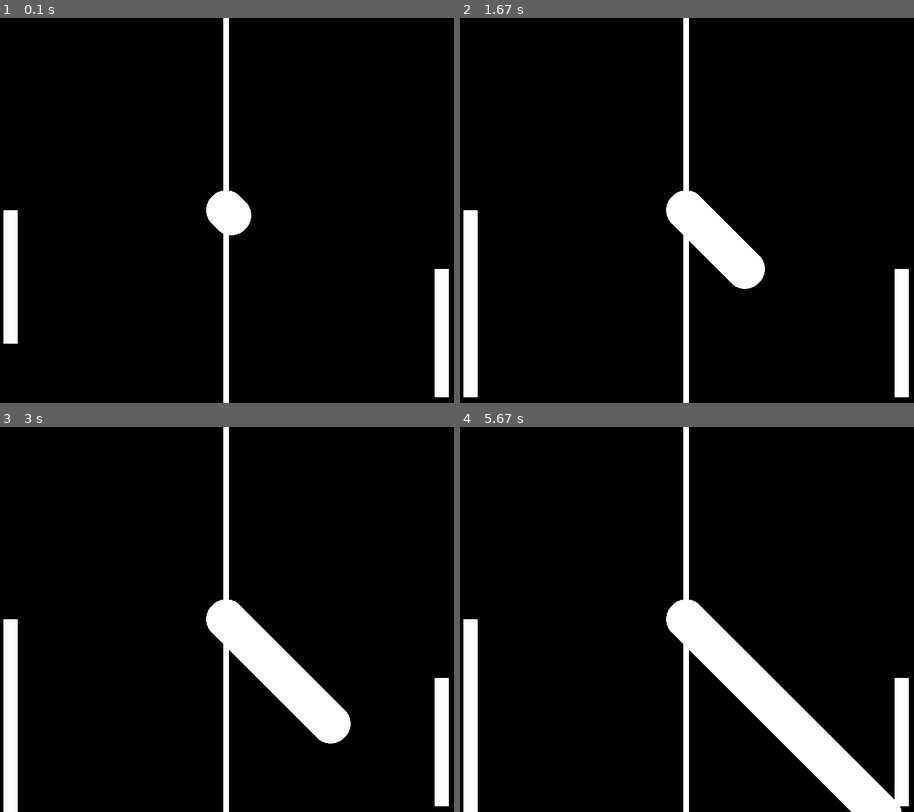
Above: before the commit, frames 1-4 (two rows, left to right).
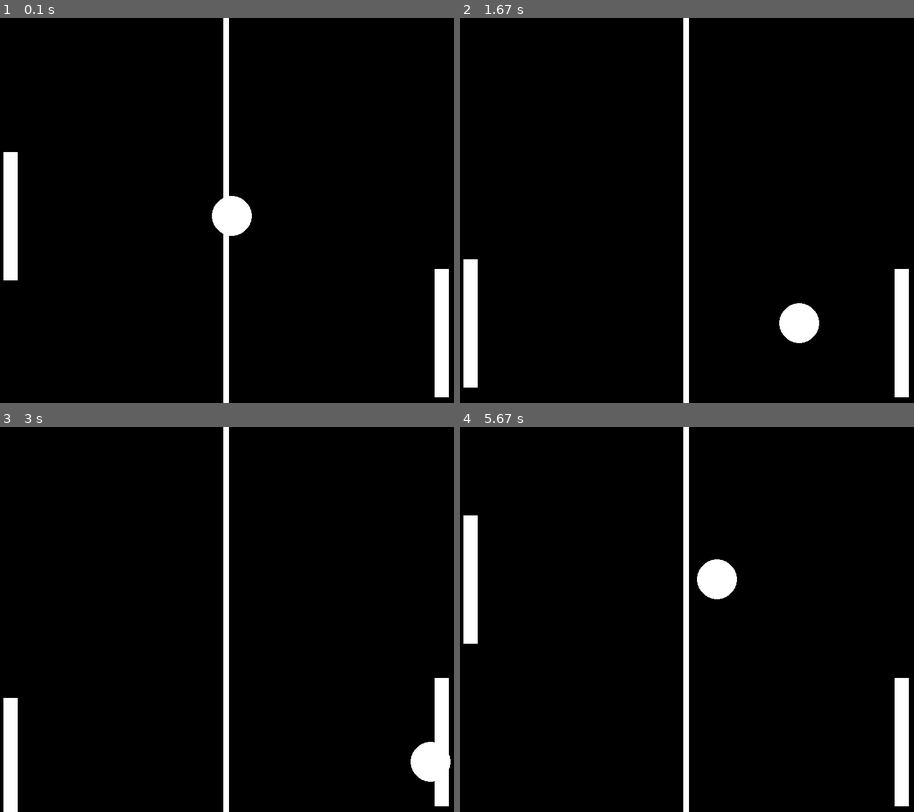
Above: after the commit, the same moments.

Repository: PraddyumnYadav/pong-pygame
Game: pygame game, started from main.py
Same seed, same stepped clock (60 frames per second), same inputs: the game is played once before the commit and once after it.
Inputs:
- Up to frame 1 (0.1 s): no input
- Up to frame 2 (1.67 s): no input
- Up to frame 3 (3 s): no input
- Up to frame 4 (5.67 s): no input

The runs differ from the first frame. In frame 1, 1.2% of the frame differs, in the area x 0-56%, y 34-85%; in frame 2, 3.6%; in frame 3, 5.0%; in frame 4, 9.2%, in the area x 0-98%, y 22-100%.

Commit message:
Avoid Duplication and Make Movements More Realistic

Diff:
--- a/main.py
+++ b/main.py
@@ -14,6 +14,9 @@
 
 
 def draw(w_circle: int, bar1, bar2, line, circle_x, circle_y):
+	# Clear the screen
+	WIN.fill((0, 0, 0))
+
 	# Draw Circle(Ball)
 	pygame.draw.circle(WIN, "white", (circle_x, circle_y), w_circle)
 
@@ -31,20 +34,23 @@
 def main():
 	run = True
 
-	circle_x = int(WIDTH/2)
-	circle_y = int(HEIGHT/2)
+	circle_x = int(WIDTH / 2)
+	circle_y = int(HEIGHT / 2)
 
-	ball_vel = 1
+	ball_vel_x = 2
+	ball_vel_y = 2
 	bar_vel = 5
 
-	line = pygame.Rect(int(WIDTH/2-LINE_WIDTH/2), 0, LINE_WIDTH, HEIGHT)
+	line = pygame.Rect(int(WIDTH / 2 - LINE_WIDTH / 2), 0, LINE_WIDTH, HEIGHT)
 	bar1 = pygame.Rect(10, circle_y, BAR_WIDTH, BAR_HEIGHT)
 	bar2 = pygame.Rect(
-		int(WIDTH-BAR_WIDTH-10),
-		int(HEIGHT-BAR_HEIGHT-10),
+		int(WIDTH - BAR_WIDTH - 10),
+		int(HEIGHT - BAR_HEIGHT - 10),
 		BAR_WIDTH,
 		BAR_HEIGHT
 	)
+
+	clock = pygame.time.Clock()
 
 	while run:
 		for event in pygame.event.get():
@@ -52,11 +58,18 @@
 				run = False
 
 		draw(CIRCLE_WIDTH, bar1, bar2, line, circle_x, circle_y)
-		circle_x += ball_vel
-		circle_y += ball_vel
 
-		bar1.y = circle_y
+		if circle_x >= WIDTH - CIRCLE_WIDTH or circle_x <= CIRCLE_WIDTH:
+			ball_vel_x = -ball_vel_x
+		if circle_y >= HEIGHT - CIRCLE_WIDTH or circle_y <= CIRCLE_WIDTH:
+			ball_vel_y = -ball_vel_y
 
+		circle_x += ball_vel_x
+		circle_y += ball_vel_y
+
+		bar1.y = circle_y - int(BAR_HEIGHT / 2)
+
+		clock.tick(60)
 
 
 if __name__ == "__main__":
